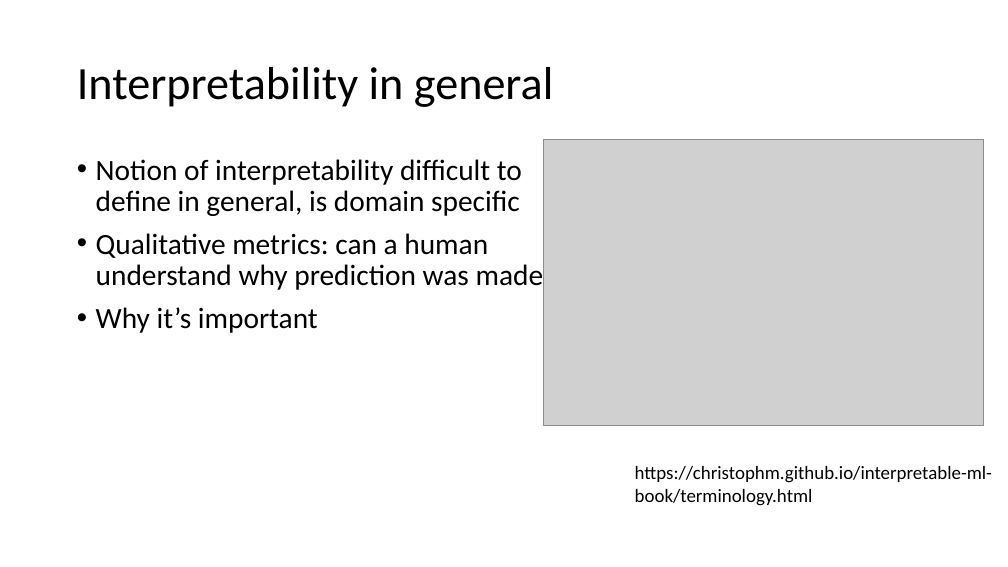
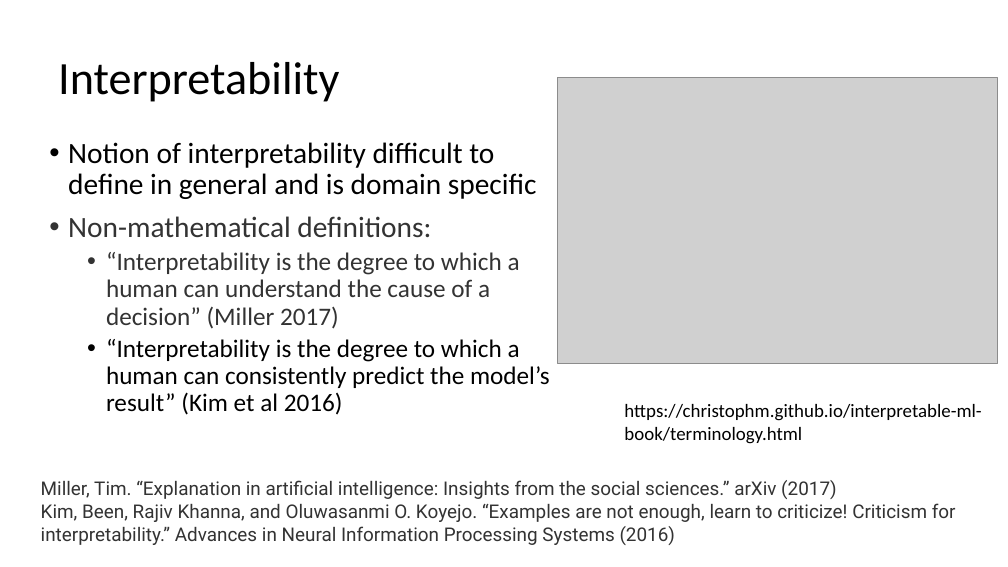
Before and after one commit to gerberlab/cs109b-microbiome, a slide deck: slide 2 of 2022/course_slides.pptx. Drawn at 1008x567 pixels with LibreOffice and Linux fonts; fonts in the diff are those of the drawing; grey boxes stand for pictures. Boxes give left, top, right and bottom in pixels: in the first picture for what was removed or moved away, otherwise in the second. Text is boxed around its words. In the diff, an @@ line names an element or a change of style, - is before the commit and + after.

```diff
--- a/2022/course_slides.pptx
+++ b/2022/course_slides.pptx
@@ title at (58, 62, 339, 102): text changed @@
-Interpretability in general
+Interpretability
@@ picture: place and size @@
-picture at (544, 140, 984, 426)
+picture at (558, 78, 998, 364)
@@ text at (68, 142, 550, 415): text changed; size 28 to 24 pt @@
-• Notion of interpretability difficult to define in general, is domain specific
-• Qualitative metrics: can a human understand why prediction was made?...
-• Why it’s important
+• Notion of interpretability difficult to define in general and is domain specific
+• Non-mathematical definitions:
+  • “Interpretability is the degree to which a human can understand the cause of a decision” (Miller 2017)
+  • “Interpretability is the degree to which a human can consistently predict the model’s result” (Kim et al 2016)
@@ text "https://christophm.github.io/interpretable-ml-book/terminolo ...": place and size @@
-text "https://christophm.github.io/interpretable-ml-book/terminolo ..." at (635, 466, 992, 506)
+text "https://christophm.github.io/interpretable-ml-book/terminolo ..." at (624, 404, 981, 444)
@@ text added at (41, 480, 956, 545), 18 pt, text #333333 @@
+Miller, Tim. “Explanation in artificial intelligence: Insights from the social sciences.” arXiv (2017)
+Kim, Been, Rajiv Khanna, and Oluwasanmi O. Koyejo. “Examples are not enough, learn to criticize! Criticism for interpretability.” Advances in Neural Information Processing Systems (2016)
```
Also in this commit, not shown: 11 other slides changed, 7 slides added, 2 slides removed, 1 other file.
